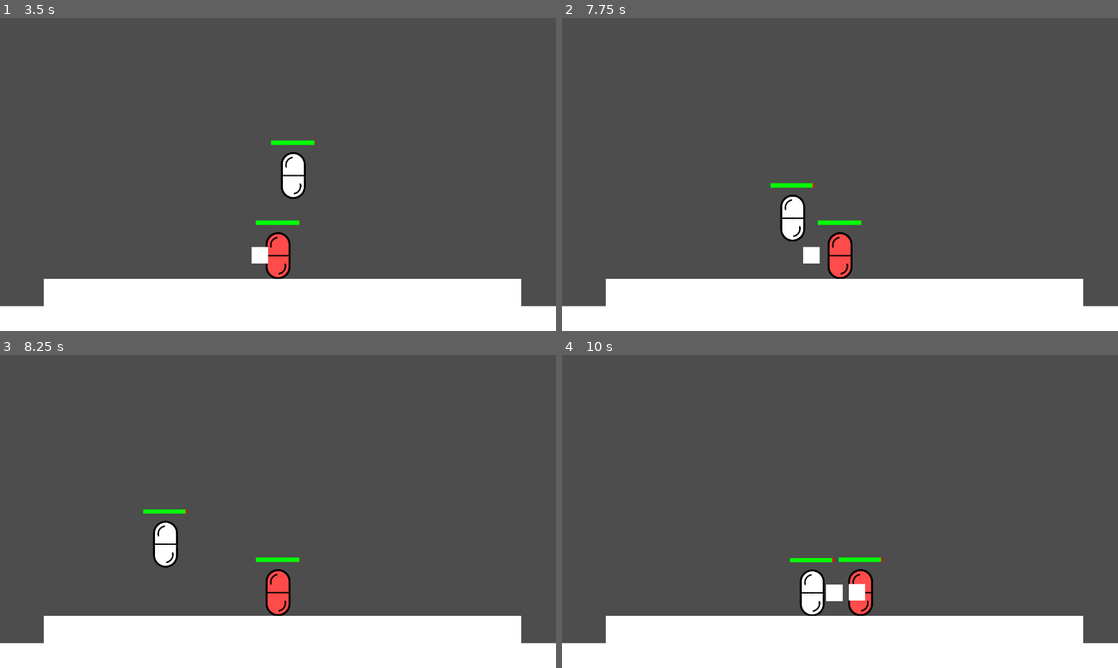
Above: before the commit, frames 1-4 (two rows, left to right).
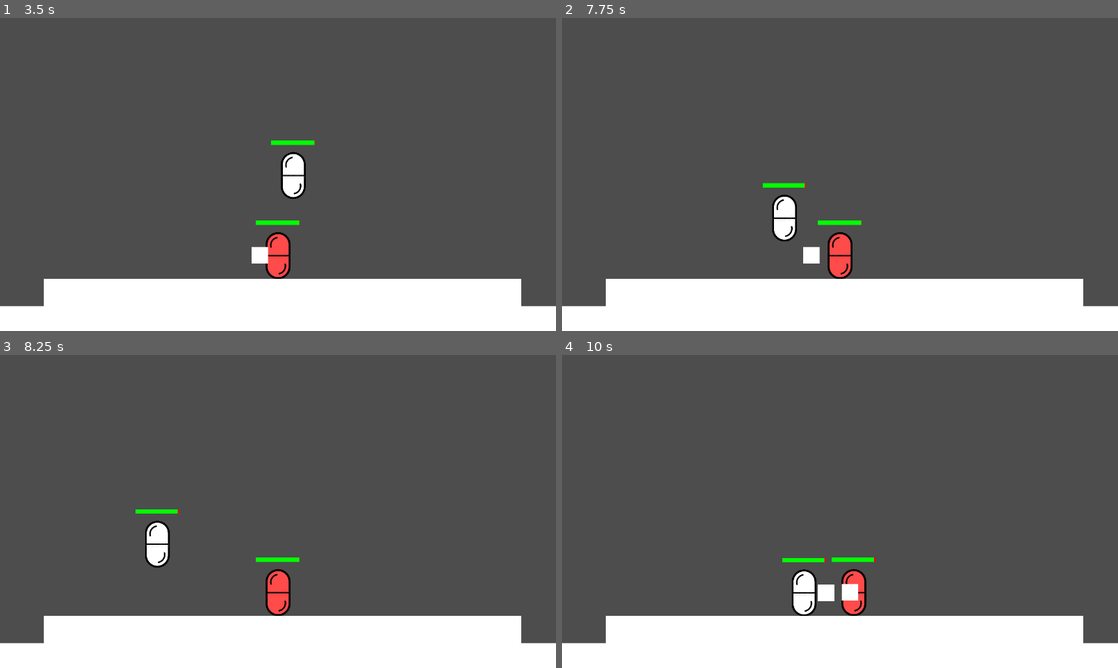
Above: after the commit, the same moments.

Repository: Rivmo/Super-Smash-Guys
Game: Godot game, scene res://scenes/main_menu_screen.tscn
Same seed, same stepped clock (60 frames per second), same inputs: the game is played once before the commit and once after it.
Inputs (mouse positions are in pixels of both pictures, inside the frame that each line leads up to):
- Up to frame 1 (3.5 s): click "Practice" at 0.5 s; click "button.skip_voting" at 1.25 s; tap Enter at 2 s; move the mouse to (400, 158) at 2.02 s; hold Right (Right) from 2.03 s (still down); tap O (Attack) at 2.1 s; click (400, 158) at 2.17 s; tap Up (Jump) at 2.27, 3.02 s; move the mouse to (166, 190) at 2.77 s; tap Down (Crouch) at 2.85 s
- Up to frame 2 (7.75 s): move the mouse to (895, 105) at 3.52 s; release Right (Right) at 3.53 s; hold Left (Left) 3.53-4.28 s; tap Space (Dash) at 3.6, 7.25, 7.35 s; move the mouse to (812, 237) at 4.27 s; hold Right (Right) 4.28-5.78 s; tap Alt at 4.35 s; click (812, 237) at 4.42 s; tap Up (Jump) at 4.52, 5.27, 6.02, 7.52 s; move the mouse to (1006, 221) at 5.02 s; tap Shift at 5.1 s; move the mouse to (673, 127) at 5.77 s; hold Left (Left) 5.78-6.53 s; tap O (Attack) at 5.85 s; move the mouse to (867, 174) at 6.52 s; hold Right (Right) 6.53-7.28 s; tap Down (Crouch) at 6.6 s; click (867, 174) at 6.67 s; move the mouse to (756, 96) at 7.27 s; hold Left (Left) from 7.28 s (still down)
- Up to frame 3 (8.25 s): keep holding Left (Left); move the mouse to (400, 495) at 8.02 s; tap Alt at 8.1 s
- Up to frame 4 (10 s): tap Up (Jump) at 8.27, 9.02 s; move the mouse to (728, 527) at 8.77 s; release Left (Left) at 8.78 s; hold Right (Right) from 8.78 s (still down); tap Shift at 8.85 s; click (728, 527) at 8.92 s; move the mouse to (895, 442) at 9.52 s; tap O (Attack) at 9.6 s

Frame 1 is identical in both runs. In frame 2, 0.6% of the frame differs, in the area x 36-46%, y 52-72%; in frame 3, 0.6%; in frame 4, 1.3%, in the area x 39-58%, y 64-84%.

Commit message:
small physics change

Diff:
--- a/scripts/attack_default.gd
+++ b/scripts/attack_default.gd
@@ -30,7 +30,7 @@
 		body.apply_impulse(Vector2(dir*(400+knockback),10))
 	elif body.name == "Player" and get_parent().name != "Player":
 		body.knockback += 10
-		var knockback = body.knockback * 100
-		body.velocityxk += dir*(2000+knockback)
+		var knockback = body.knockback * 200
+		body.velocityxk += dir*(40000+knockback)
 		body.velocityyk += 10
 		body.stuntime = 0.2
--- a/scripts/player_character.gd
+++ b/scripts/player_character.gd
@@ -70,7 +70,7 @@
 
 
 func _physics_process(delta: float) -> void:
-
+	velocity.x = 0
 	# Add the gravity.
 	if not is_on_floor():
 		velocity += get_gravity() * delta
@@ -94,10 +94,10 @@
 			dash_direction = Facing
 			velocity.x += direction * dash_speed
 		if is_dashing:
-				velocity.x =   SPEED * dash_speed * dash_direction
+				velocity.x +=   SPEED * dash_speed * dash_direction
 		if direction:
 			if not is_dashing:
-				velocity.x = direction * SPEED
+				velocity.x += direction * SPEED
 			if abs(direction) > 0:
 					Facing = direction
 		else:
